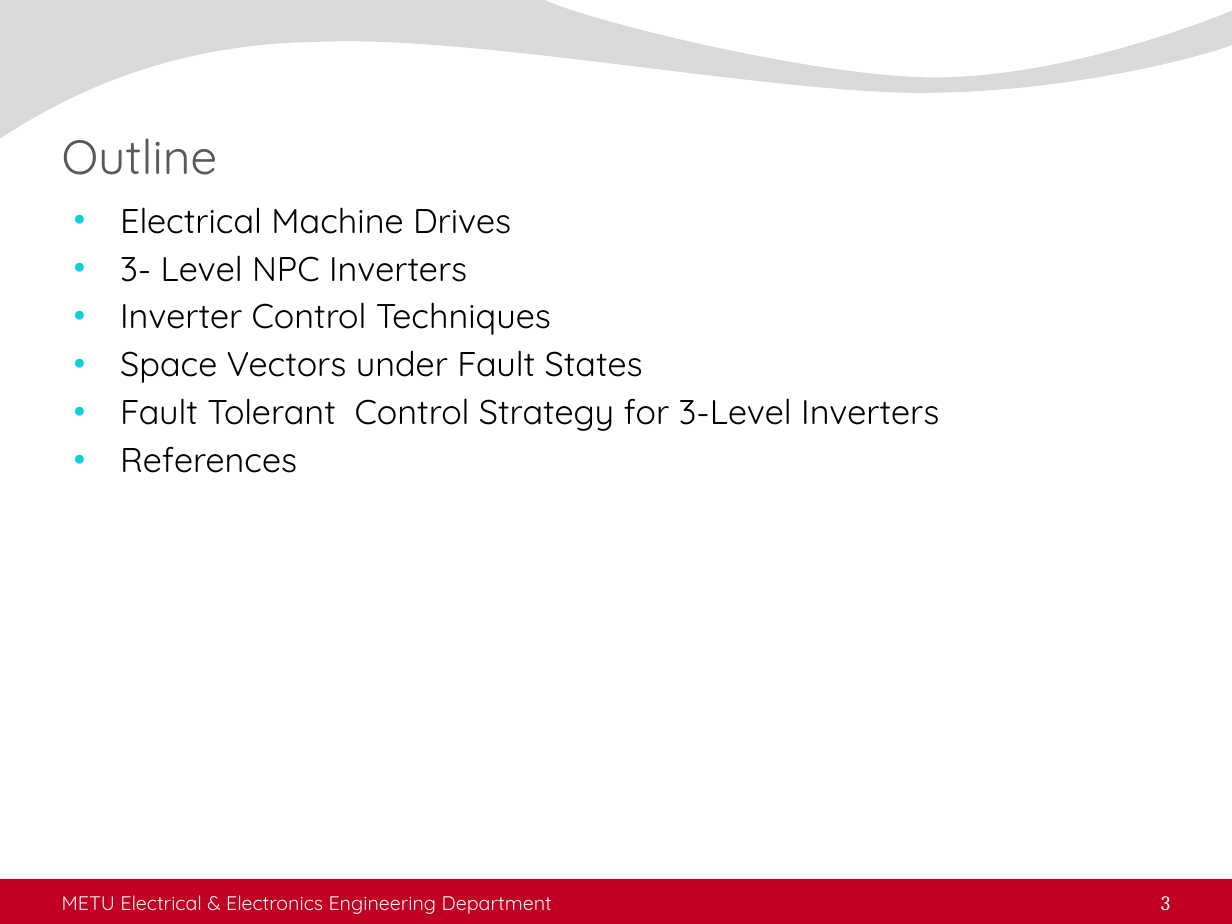
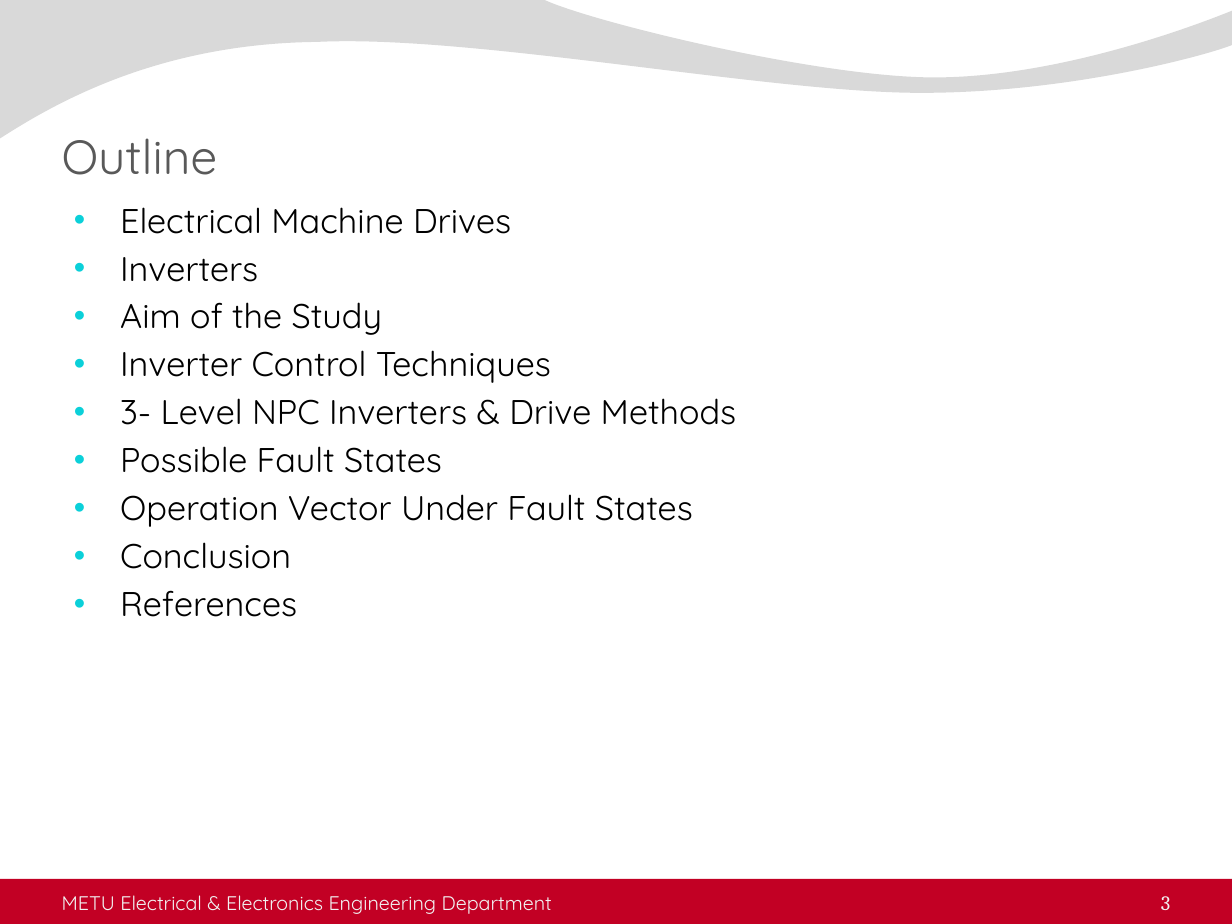
Before and after one commit to ahmetcan-akuz/Thesis, a slide deck: slide 3 of Seminar/metu_eee_seminar_presentation.pptx. Drawn at 1232x924 pixels with LibreOffice and Linux fonts; fonts in the diff are those of the drawing; background and template pictures are left out. Boxes give left, top, right and bottom in pixels: in the first picture for what was removed or moved away, otherwise in the second. Text is boxed around its words. In the diff, an @@ line names an element or a change of style, - is before the commit and + after.

```diff
--- a/Seminar/metu_eee_seminar_presentation.pptx
+++ b/Seminar/metu_eee_seminar_presentation.pptx
@@ text at (120,257,382,335): text changed @@
-• 3- Level NPC Inverters
+• Inverters
+• Aim of the Study
@@ text at (120,398,737,569): text changed @@
-• Space Vectors under Fault States
-• Fault Tolerant Control Strategy for 3-Level Inverters
+• 3- Level NPC Inverters & Drive Methods
+• Possible Fault States
+• Operation Vector Under Fault States
+• Conclusion
```
Also in this commit, not shown: 3 other slides changed, 2 slides added, 3 other files.
